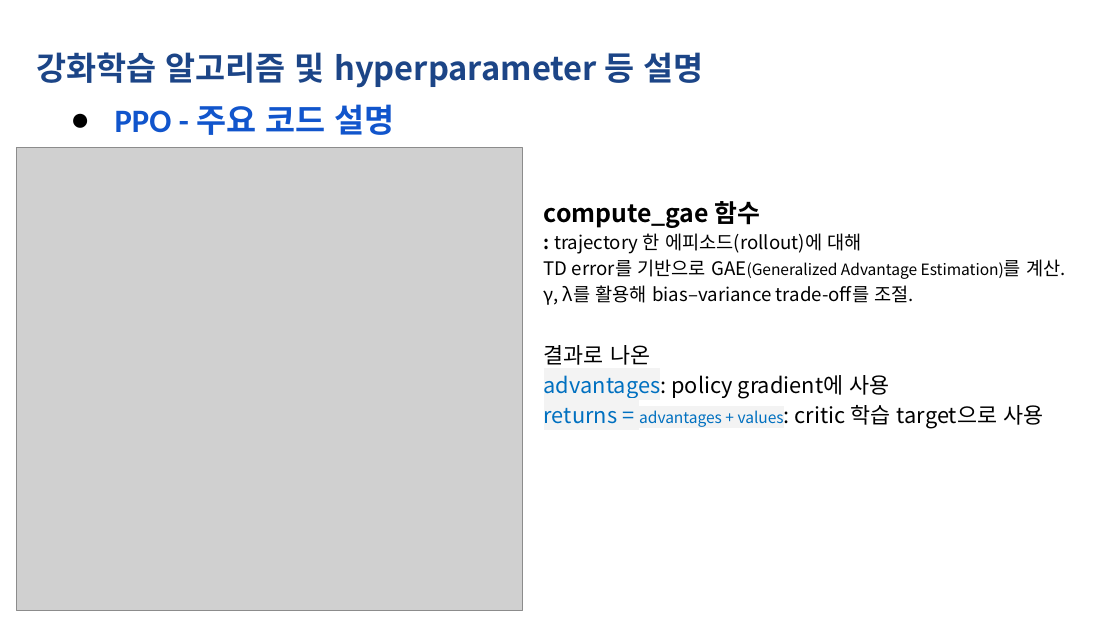
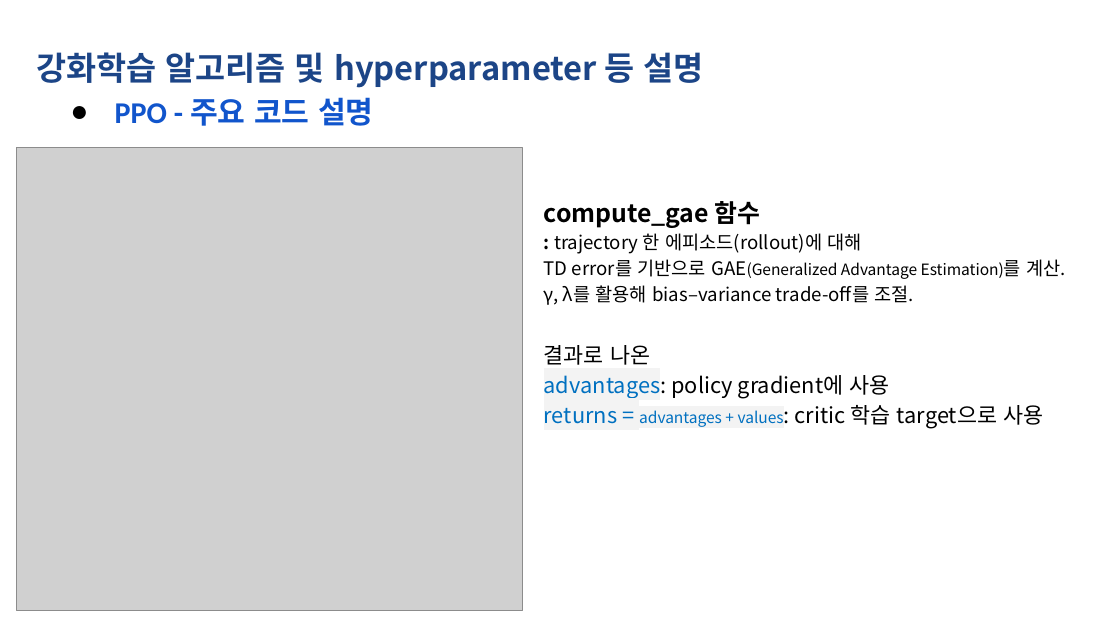
Before and after one commit to Qualitydumm/RL_Project_Thunder_Rush_3-Lane_Infinite_Runner, a slide deck: slide 12 of 벼락을느껴_RL_Project보고서.pptx. Drawn at 1120x630 pixels with LibreOffice and Linux fonts; fonts in the diff are those of the drawing; grey boxes stand for pictures. Boxes give left, top, right and bottom in pixels: in the first picture for what was removed or moved away, otherwise in the second. Text is boxed around its words. In the diff, an @@ line names an element or a change of style, - is before the commit and + after.

```diff
--- a/벼락을느껴_RL_Project보고서.pptx
+++ b/벼락을느껴_RL_Project보고서.pptx
@@ text "PPO - 주요 코드 설명" at <box>115,97,374,126</box>: size 21 to 19.4 pt; line spacing 1 to 0.8 @@
```
Also in this commit, not shown: 8 other slides changed.
